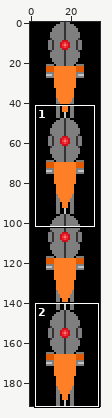
Two versions of one sprite sheet, sprites/jackhammerer.png. Above, an overview of the earlier version with the close-up marked.
Close-up. As it was:
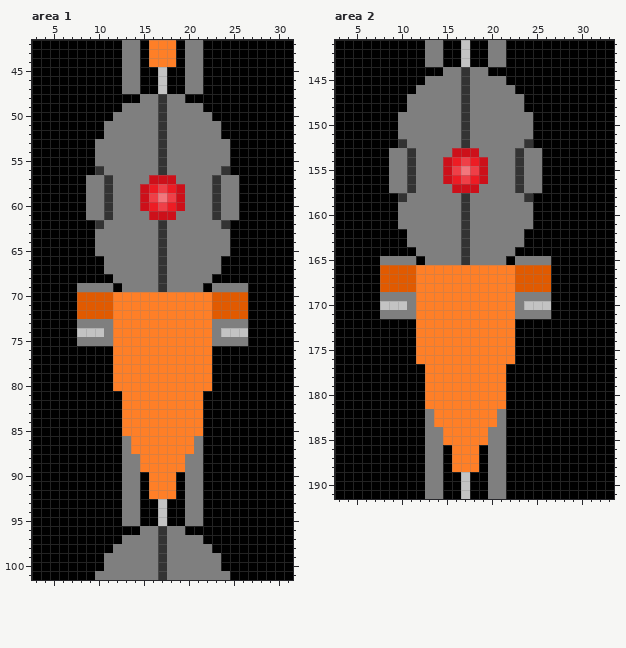
The file is 35x192 pixels. Shown: area 1: x 3..31, y 42..101; area 2: x 3..33, y 141..191.
After:
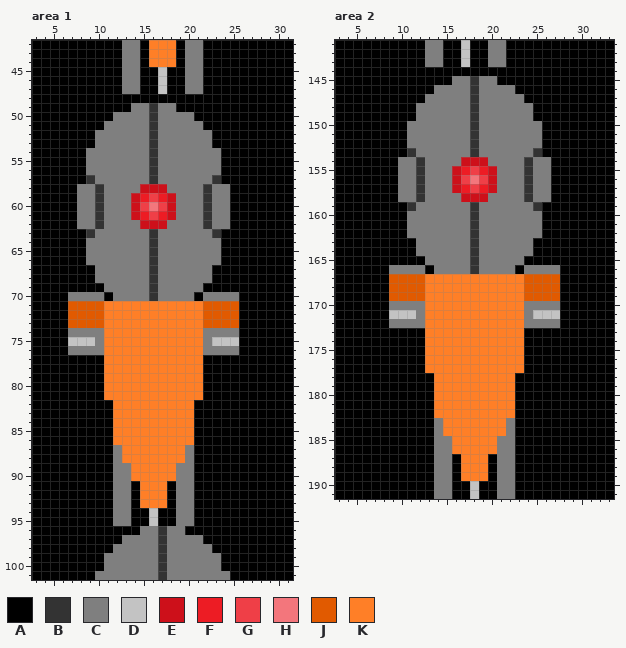
Palette (. is transparent): A #000000  B #333333  C #7f7f7f  D #c3c3c3  E #cd101a  F #ed1c24  G #ef3f47  H #f3767c  J #e15a00  K #ff7f27
Diff:
Area 1:
y 48: x 15..19 CCBCC -> AAAAA
y 49: x 13 C -> A; x 16..17 CB -> BC; x 19..21 CCC -> AAA
y 50: x 16..17 CB -> BC; x 21..22 CC -> AA
y 51: x 16..17 CB -> BC; x 22..23 CC -> AA
y 52: x 10 A -> C; x 16..17 CB -> BC; x 23 C -> A
y 53: x 16..17 CB -> BC; x 23..24 CC -> AA
y 54..55: x 9 A -> C; x 16..17 CB -> BC; x 24 C -> A
y 56: x 9..10 AB -> CC; x 16..17 CB -> BC; x 24 B -> A
y 57: x 9 C -> B; x 11 B -> C; x 16..18 EEE -> BCC; x 24..25 CC -> AA
y 58: x 8 A -> C; x 10..11 CB -> BC; x 16..19 FGFE -> EECC; x 22..23 CB -> BC; x 25 C -> A
y 59: x 8 A -> C; x 10..11 CB -> BC; x 14..15 CE -> EF; x 17..19 HGE -> FEC; x 22..23 CB -> BC; x 25 C -> A
y 60: x 8 A -> C; x 10..11 CB -> BC; x 14..16 CEF -> EGH; x 18..19 FE -> EC; x 22..23 CB -> BC; x 25 C -> A
y 61: x 8 A -> C; x 10..11 CB -> BC; x 14..17 CCEE -> EFGF; x 22..23 CB -> BC; x 25 C -> A
y 62: x 8..9 AA -> CC; x 15..17 CCB -> EEE; x 22 C -> B; x 24 B -> C
y 63: x 9 A -> B; x 16..17 CB -> BC; x 23..24 CC -> BA
y 64..65: x 9 A -> C; x 16..17 CB -> BC; x 24 C -> A
y 66: x 9..10 AA -> CC; x 16..17 CB -> BC
y 67: x 10 A -> C; x 16..17 CB -> BC; x 23 C -> A
y 68: x 10..11 AA -> CC; x 16..17 CB -> BC
y 69: x 8..10 CCC -> AAA; x 12 A -> C; x 16..17 CB -> BC; x 23..26 CCCC -> AAAA
y 70: x 7..26 AJJJJKKKKKKKKKKKJJJJ -> CCCCACCCCBCCCCACCCCA
y 71..72: x 7 A -> J; x 11 J -> K; x 22 K -> J; x 26 J -> A
y 73: x 7..11 ACCCC -> JJJJK; x 22..26 KCCCC -> JJJJA
y 74: x 7..11 ADDDC -> CCCCK; x 22 K -> C; x 24..26 DDD -> CCA
y 75: x 7..9 ACC -> DDD; x 11 C -> K; x 22..26 KCCCC -> CDDDA
y 76: x 7..11 AAAAA -> CCCCK; x 22..25 KAAA -> CCCC
y 77..80: x 11 A -> K; x 22 K -> A
y 81: x 11..12 AA -> KK
y 82..85: x 12 A -> K; x 21 K -> A
y 86: x 12..13 AC -> KK; x 21 C -> A
y 87: x 12..13 AC -> CK; x 20..21 KC -> CA
y 88: x 12..14 ACC -> CKK; x 21 C -> A
y 89: x 12 A -> C; x 14 C -> K; x 19 K -> C; x 21 C -> A
y 90: x 12 A -> C; x 14..15 CA -> KK; x 19 A -> C; x 21 C -> A
y 91..92: x 12 A -> C; x 14..15 CA -> AK; x 18..19 KA -> AC; x 21 C -> A
y 93: x 12 A -> C; x 14..17 CAAD -> AKKK; x 19 A -> C; x 21 C -> A
y 94..95: x 12 A -> C; x 14 C -> A; x 16..17 AD -> DA; x 19 A -> C; x 21 C -> A
Area 2:
y 144: x 15..19 CCBCC -> AAAAA
y 145: x 13..15 CCC -> AAA; x 17..18 BC -> CB; x 21 C -> A
y 146: x 12..13 CC -> AA; x 17..18 BC -> CB
y 147: x 11..12 CC -> AA; x 17..18 BC -> CB
y 148: x 11 C -> A; x 17..18 BC -> CB; x 24 A -> C
y 149: x 10..11 CC -> AA; x 17..18 BC -> CB
y 150..151: x 10 C -> A; x 17..18 BC -> CB; x 25 A -> C
y 152: x 10 B -> A; x 17..18 BC -> CB; x 24..25 BA -> CC
y 153: x 9..10 CC -> AA; x 16..18 EEE -> CCB; x 23 B -> C; x 25 C -> B
y 154: x 9 C -> A; x 11..12 BC -> CB; x 15..18 EFGF -> CCEE; x 23..24 BC -> CB; x 26 A -> C
y 155: x 9 C -> A; x 11..12 BC -> CB; x 15..17 EGH -> CEF; x 19..20 EC -> FE; x 23..24 BC -> CB; x 26 A -> C
y 156: x 9 C -> A; x 11..12 BC -> CB; x 15..16 EF -> CE; x 18..20 FEC -> HGE; x 23..24 BC -> CB; x 26 A -> C
y 157: x 9 C -> A; x 11..12 BC -> CB; x 17..20 EECC -> FGFE; x 23..24 BC -> CB; x 26 A -> C
y 158: x 10 B -> C; x 12 C -> B; x 17..19 BCC -> EEE; x 25..26 AA -> CC
y 159: x 10..11 CC -> AB; x 17..18 BC -> CB; x 25 A -> B
y 160..161: x 10 C -> A; x 17..18 BC -> CB; x 25 A -> C
y 162: x 17..18 BC -> CB; x 24..25 AA -> CC
y 163: x 11 C -> A; x 17..18 BC -> CB; x 24 A -> C
y 164: x 17..18 BC -> CB; x 23..24 AA -> CC
y 165: x 8..11 CCCC -> AAAA; x 17..18 BC -> CB; x 22 A -> C; x 24..26 CCC -> AAA
y 166: x 8..27 JJJJKKKKKKKKKKKJJJJA -> ACCCCACCCCBCCCCACCCC
y 167..168: x 8 J -> A; x 12 K -> J; x 23 J -> K; x 27 A -> J
y 169: x 8..12 CCCCK -> AJJJJ; x 23..27 CCCCA -> KJJJJ
y 170: x 8..10 DDD -> ACC; x 12 K -> C; x 23..27 CDDDA -> KCCCC
y 171: x 8..12 CCCCK -> ADDDC; x 23 C -> K; x 25..27 CCA -> DDD
y 172: x 9..12 AAAK -> CCCC; x 23..27 AAAAA -> KCCCC
y 173..176: x 12 K -> A; x 23 A -> K
y 177: x 22..23 AA -> KK
y 178..181: x 13 K -> A; x 22 A -> K
y 182: x 13 C -> A; x 21..22 CA -> KK
y 183: x 13..14 CK -> AC; x 21..22 CA -> KC
y 184: x 13 C -> A; x 20..22 CCA -> KKC
y 185: x 13 C -> A; x 15 K -> C; x 20 C -> K; x 22 A -> C
y 186: x 13 C -> A; x 15 A -> C; x 19..20 AC -> KK; x 22 A -> C
y 187..188: x 13 C -> A; x 15..16 AK -> CA; x 19..20 AC -> KA; x 22 A -> C
y 189: x 13 C -> A; x 15 A -> C; x 17..20 DAAC -> KKKA; x 22 A -> C
y 190..191: x 13 C -> A; x 15 A -> C; x 17..18 DA -> AD; x 20 C -> A; x 22 A -> C
Boxes around the changes in both close-ups, in picture pixels (x1, y1, x2, y2):
changed: (68, 94, 248, 526)
changed: (380, 67, 560, 499)
